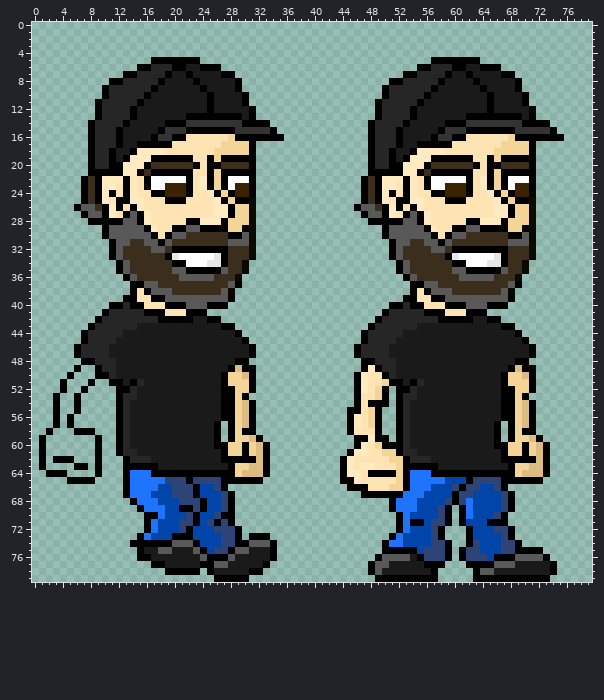
Two versions of one sprite sheet, DrCanoli/DrCanoli/Content/textures/sprites/cannoli/Falling.png. The picture above is the old version.
The file is 80x80 pixels.
After:
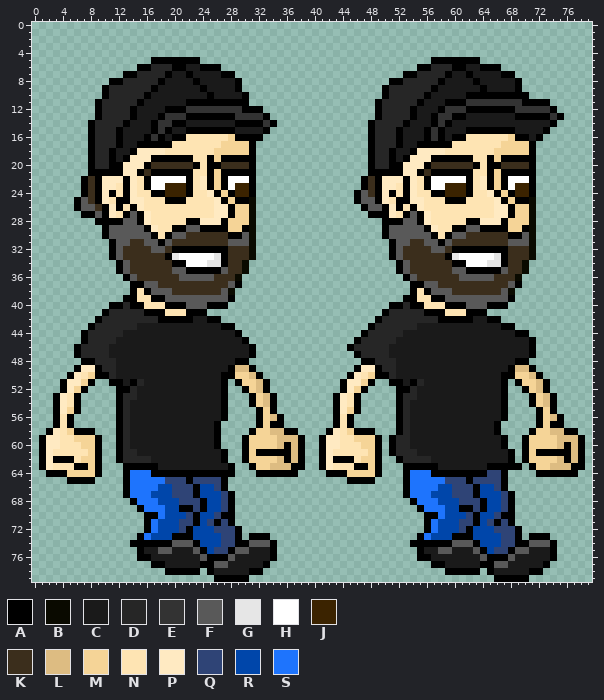
Palette (. is transparent): A #000000  B #0a0a00  C #1a1a1a  D #262626  E #333333  F #595959  G #e6e6e6  H #ffffff  J #3b2300  K #3b2e1c  L #ddbc82  M #f5d497  N #fee4b3  P #ffeac2  Q #2f4476  R #0046aa  S #1e74fd
The author wrote: Added a falling animation and made player switch to it when coming down from a jump
Changes in this commit:
Changed rows in their new state; - is an unchanged pixel.
first column x 16:
10 ----------------------------------------------AAA-AAAA------
11 ------AAA-AAAA-----------------------------AAAEEEEEEEE-AAA--
12 ---AAAEEEEEEEEA-A-------------------------AEEEAAA-AAAEEEEEA-
13 --AEEE-------EEEEA-----------------------AEEAACCCCCCC-A-AAEA
14 -AEE--CCCCCCCA---EA----------------------AE-CCCCCCCCCCCCCCA-
15 -AEACC-------CCCCA.---------------------AE-CCC-------CCCCA.-
16 AEAC-------------...--------------------AEAC-----------C-...
first column x 6:
24 ----------------------------------------AF--
25 AF--------------------------------------AFF-
26 ----------------------------------------.A-F
27 --A--------------------------------------.AA
28 --.---------------------------------------..
first column x 2:
44 --------------------------------------------------------------------A--------
45 --------------------------------------------AD----------------------CA-------
46 -------------------------------------------AD--------------------------------
49 -----PP---------------------L---------------AP----------------------L--------
50 ----PNM-------------------A-MLA------------APNMA------------------A-MLA------
51 ---PPM--------------------.A-MLA----------APPMA..-----------------.A-MLA-----
52 ---PM---------------------..AMLA----------APMA...-----------------..AMLA-----
53 --PN----------------------...AMLA--------APN-....-----------------...AMLA----
54 --PN----------------------...-MLA--------APN-....-----------------...-MLA----
55 --PM----------------------....AMA--------APM-...------------------....AMA----
56 --N-----------------------....AMLA-------AN-....------------------....AMLA---
57 --N-----------------------....AMAA-------AN-....------------------....AMAA---
58 -PNM----------------------...-MMLLAA----APNMAAA.------------------...-MMLLAA-
59 PPNNMMM-------------------..AMMMMLLLA--APPNNMMM-.AD-------------CA..AMMMMLLLA
60 PPNNNMM------------------...--MMMLALA--APPNNNMMA.-D-------------C-..--MMMLALA
61 PNNNNNM-------------------..--A-AAALA--APNNNNNMA.AD--------------CA.--A-AAALA
62 P---NMM---AD--------------..-MMMMLALA--APA-A-MMA..AD-------------C-.-MMMMLALA
63 PNNN--M--------------------..AMMLLLAA--APNNNAAMA...------------AAA-A.AMMLLLAA
64 ---MMMM--------------------...A-AAAA----AA-MMMM-...------------QQ-....A-AAAA-
65 --------------------------.....-----------.-AAA....------QQQ------.....------
66 -------------------------------------------........----S---Q-A---------------
67 ---------------------------------------------......A--S---Q--A---------------
68 -------------------------------------------------...ASSS-RR-QQA--------------
69 -------------------------------------------------....ASSSRR-AQA--------------
70 --------------------------------------------------....AASRRRQA----A----------
71 --------------------------------------------------....ASRRRQQA-Q-QA----------
72 --------------------------------------------------....ASRRRQ------QA---------
73 -------------------------------------------------....ASRRRAA------QA-AAA-----
74 ------------------------------------------------....AAAAA-FFFA------AFFFA----
75 ------------------------------------------------.....ACCFFCCCFA-Q-AFFCCCA----
76 -----------------------------------------------......-ACCCCCCCFA--FCCCCCA----
77 ----------------------------------------------.........--CCCCC----C----A.----
78 ----------------------------------------------..........-AAAA-.A-----AA..----
79 -----------------------------------------------.........-----...-----...-----
Changed places in both pictures, as pixel boxes (x1, y1, x2, y2):
changed: (424, 92, 564, 141)
changed: (144, 99, 284, 141)
changed: (354, 190, 382, 225)
changed: (74, 197, 95, 225)
changed: (221, 330, 585, 582)
added: (46, 365, 95, 477)
changed: (116, 456, 130, 463)
